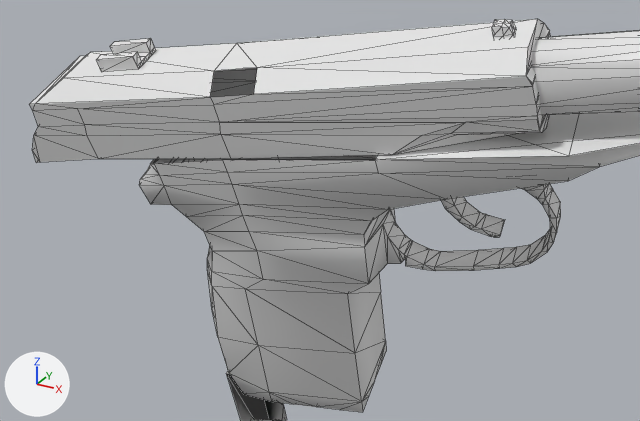
What one commit did to the OBJ model Vertex_Animation_Compiler/Assets/Makarov_Pistol_Reload175.obj.
The view is the same before and after, from a 50 mm lens placed at (0.4641, -0.3077, 0.0096), pointed at (0.3667, -0.1305, -0.079). The axes (+X, +Y, +Z) are drawn at lower left. The lights are the same throughout. Mesh edges are drawn as thin lines. Where no turn or scale is listed for an object, it has been applied to the vertices.

Objects in the first picture: 'Magazine_Cube.011', 'Rest_of_the_gun_Sphere', 'Top_Slider_Sphere.001'.
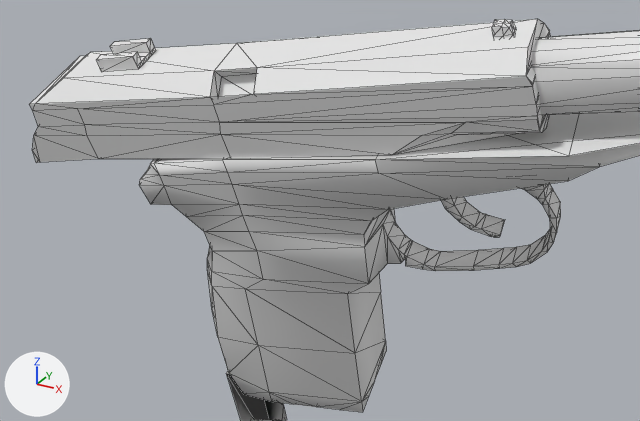
Location of each change, [x1, y1, x2, y2] in pixels of the pictures (640 x 421 px):
part 1 of me_rest_of_the_gun_sphere, added
    after: [151, 155, 377, 164]
part 2 of me_top_slider_sphere_001, added
    after: [210, 68, 257, 97]

Diff of the bpy script that builds the scene:
```diff
--- a/Vertex_Animation_Compiler/Assets/Makarov_Pistol_Reload175.obj.py
+++ b/Vertex_Animation_Compiler/Assets/Makarov_Pistol_Reload175.obj.py
@@ me_rest_of_the_gun_sphere @@
 me_rest_of_the_gun_sphere.from_pydata(...)  # 272 vertices, 519 faces; spans x 0.3116..0.4584, y -0.1387..-0.083, z -0.1592..-0.0259
 # used by ob_rest_of_the_gun_sphere; location = (0.0, 0.0, 0.0)
 # verts and faces of me_rest_of_the_gun_sphere; kept vertices keep their numbers, new ones are numbered from 272
 # before: 164 (0.379, -0.109, -0.0547), 166 (0.3207, -0.1387, -0.0723) at pixel (150, 163), 175 (0.322, -0.1387, -0.0719) at pixel (154, 163), 178 (0.3825, -0.1329, -0.062) at pixel (375, 159), 179 (0.3424, -0.1369, -0.0678) at pixel (222, 159)
 # before: 180 (0.3185, -0.1147, -0.0647), 181 (0.339, -0.113, -0.0606), 183 (0.3172, -0.1148, -0.065)
+# me_rest_of_the_gun_sphere part 1
+faces += [(164, 181, 179), (175, 179, 181), (166, 175, 183), (164, 179, 178), (175, 181, 180), (175, 180, 183)]
@@ me_top_slider_sphere_001 @@
 me_top_slider_sphere_001.from_pydata(...)  # 127 vertices, 227 faces; spans x 0.2789..0.4184, y -0.1467..-0.1085, z -0.0778..-0.0288
 # used by ob_top_slider_sphere_001; location = (0.0, 0.0, 0.0)
 # verts and faces of me_top_slider_sphere_001; kept vertices keep their numbers, new ones are numbered from 127
 # before: 65 (0.3543, -0.1401, -0.0485) at pixel (253, 94), 68 (0.3428, -0.1413, -0.0505) at pixel (210, 97), 76 (0.3531, -0.1363, -0.0431) at pixel (257, 67), 77 (0.3416, -0.1375, -0.0451) at pixel (214, 70)
+# me_top_slider_sphere_001 part 2
+verts[127] = (0.3544, -0.137, -0.0506)
+verts[128] = (0.3429, -0.1383, -0.0526)
+verts[129] = (0.3532, -0.1333, -0.0452)
+verts[130] = (0.3416, -0.1345, -0.0472)  # pixel (221, 76)
+faces += [(65, 128, 68), (127, 129, 130), (76, 77, 129), (65, 129, 127), (77, 128, 130), (65, 127, 128)]
+faces += [(127, 130, 128), (77, 130, 129), (65, 76, 129), (68, 128, 77)]
```
